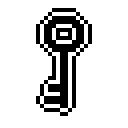
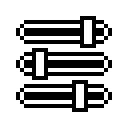
Layer changes from the first w=128, h=128 image to the second:
added layer "settings" above "key frame" over [16, 16, 112, 112]
hid "key frame" over [36, 8, 92, 116]
